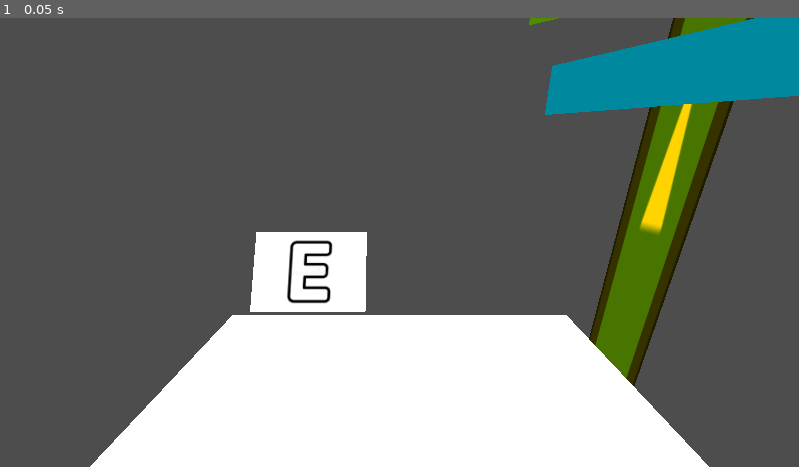
Above: before the commit, frame 1.
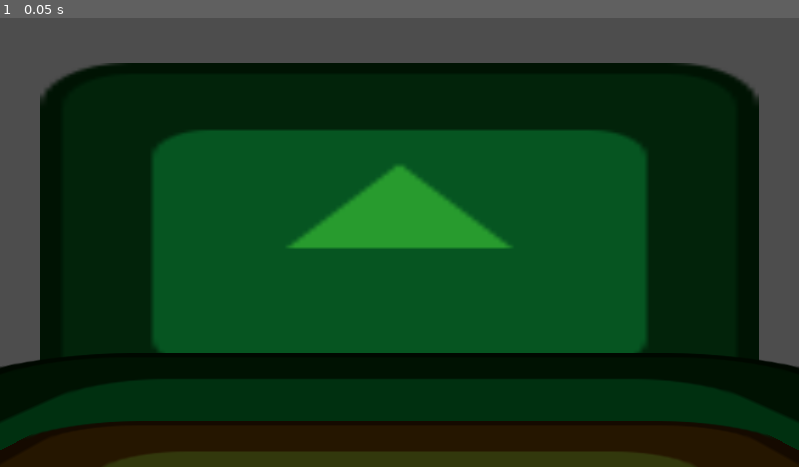
Above: after the commit, the same moment.

Repository: cubebuc/duck
Game: Godot game, scene res://main_test.tscn
Same seed, same stepped clock (60 frames per second), same inputs: the game is played once before the commit and once after it. Before the commit the project starts from res://scenes/dave_test_scene.tscn. The engine's default icon, where the game draws it, is replaced by a stand-in: a white triangle on a blue panel in a dark square.
Inputs:
- Up to frame 1 (0.05 s): no input

The runs differ from the first frame. In frame 1, 85% of the frame differs, in the area x 0-100%, y 0-100%.

Commit message:
feat: Split time and money manager

Diff:
--- a/global.gd
+++ b/money_manager.gd
@@ -1,10 +1,5 @@
 extends Node
 
-
-const DEFAULT_TIME_LIMIT: int = 1 * 60
-const SHORT_PASS_TIME: int = 5
-const LONG_PASS_TIME: int = 15
-var time_remaining: int = DEFAULT_TIME_LIMIT
 
 const SALARY_AMOUNT: int = 100
 const TIP_AMOUNTS: Array[int] = [5, 10, 15]
@@ -28,14 +23,6 @@
     4. Pay RENT and BILLS, get NASEL MANZELKU BONUS
     5. Advance DAY -> Go to 1.
 '''
-
-
-func pass_time_short() -> void:
-    time_remaining -= SHORT_PASS_TIME
-
-
-func pass_time_long() -> void:
-    time_remaining -= LONG_PASS_TIME
 
 
 func add_money_salary() -> void:
@@ -63,7 +50,6 @@
 
 func next_day() -> void:
     current_day += 1
-    time_remaining = DEFAULT_TIME_LIMIT
     todays_salary = 0
     todays_tips = 0
     todays_nasel_manzelku_bonuses_count = 0
--- a/project.godot
+++ b/project.godot
@@ -11,7 +11,7 @@
 [application]
 
 config/name="Duck"
-run/main_scene="uid://bjyxidbj5bif2"
+run/main_scene="uid://sb1av710gjfw"
 config/features=PackedStringArray("4.5", "Forward Plus")
 config/icon="res://icon.svg"
 
@@ -29,4 +29,5 @@
 }
 [autoload]
 
-Global="*res://global.gd"
+MoneyManager="*res://money_manager.gd"
+TimeManager="*res://time_manager.gd"
--- /dev/null
+++ b/time_manager.gd
@@ -0,0 +1,19 @@
+extends Node
+
+
+const DEFAULT_TIME_LIMIT: int = 1 * 60
+const SHORT_PASS_TIME: int = 5
+const LONG_PASS_TIME: int = 15
+var time_remaining: int = DEFAULT_TIME_LIMIT
+
+
+func pass_time_short() -> void:
+    time_remaining -= SHORT_PASS_TIME
+
+
+func pass_time_long() -> void:
+    time_remaining -= LONG_PASS_TIME
+
+
+func reset_time() -> void:
+    time_remaining = DEFAULT_TIME_LIMIT
Renamed: global.gd.uid -> money_manager.gd.uid
Not shown, added: time_manager.gd.uid
